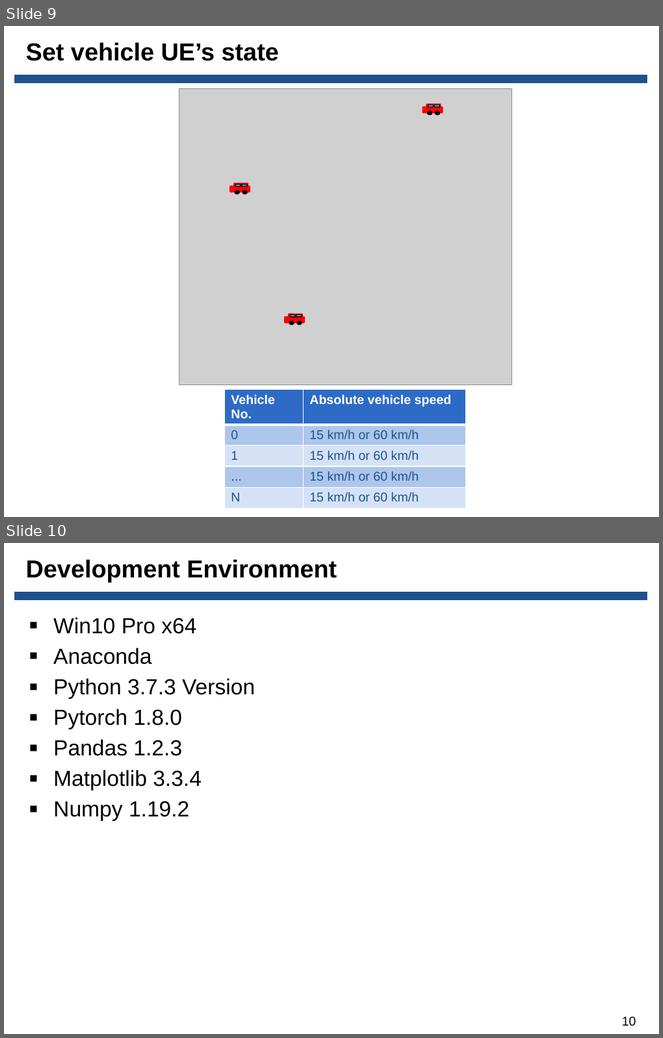
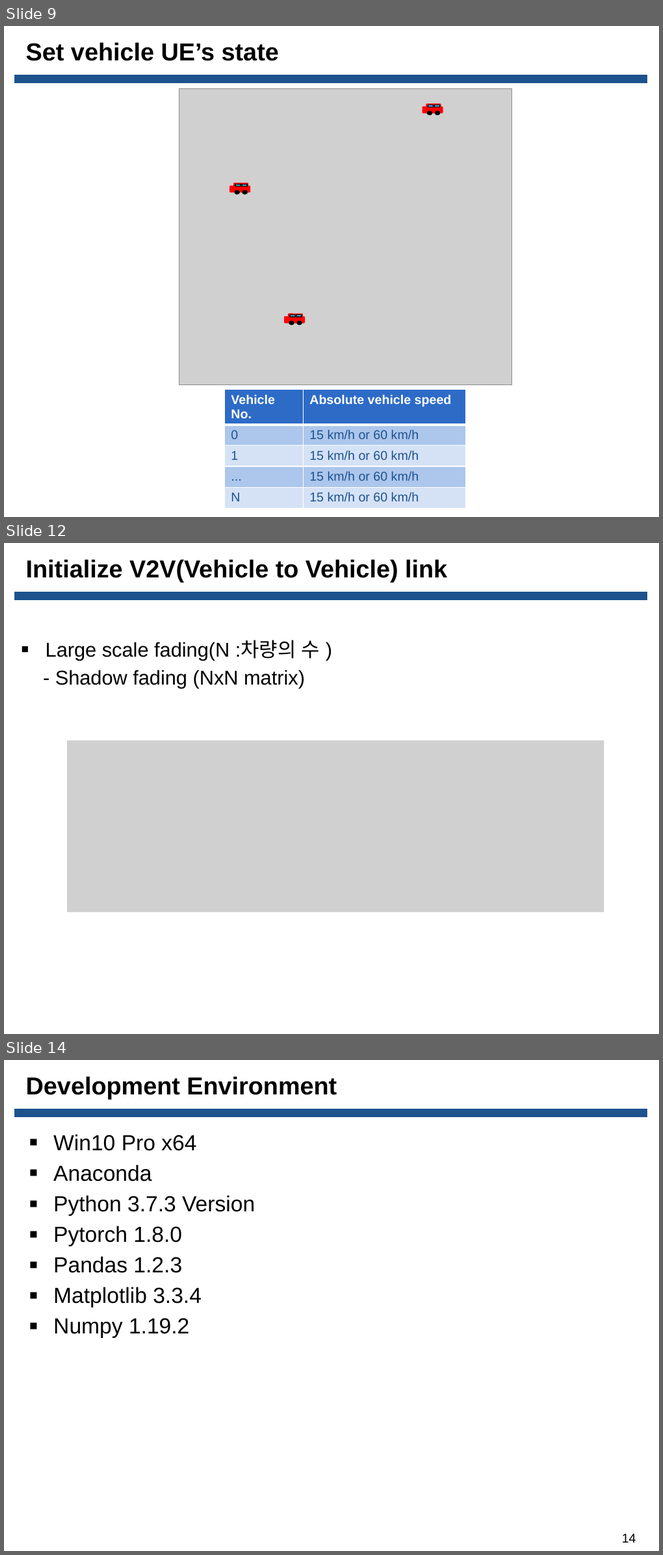
Before and after one commit to Donghee123/MS, a slide deck: V2V DQN Study/C-V2X 3GPP Release 14 채널 시뮬레이션 ppt/20210915_C-V2X 3GPP Release 14 채널 시뮬레이션_한동희_발표자료.pptx. Shown one above the other, each under a label of ours: slides 9 and 10 before the commit, slides 9, 12 and 14 after it; the slides between them are not shown. The pictures are 663x1038 and 663x1555 pixels, drawn with LibreOffice and Linux fonts; fonts in the diff are those of the drawing; grey boxes stand for pictures; background and template pictures are left out. Boxes give left, top, right and bottom in pixels: in the first picture for what was removed or moved away, otherwise in the second. Text is boxed around its words. In the diff, an @@ line names an element or a change of style, - is before the commit and + after.

```diff
--- a/V2V DQN Study/C-V2X 3GPP Release 14 채널 시뮬레이션 ppt/20210915_C-V2X 3GPP Release 14 채널 시뮬레이션_한동희_발표자료.pptx
+++ b/V2V DQN Study/C-V2X 3GPP Release 14 채널 시뮬레이션 ppt/20210915_C-V2X 3GPP Release 14 채널 시뮬레이션_한동희_발표자료.pptx
@@ slide 12 added at [4,543,659,1034], background picture (left out); not listed: 1 template element that a slide beside it also shows @@
@@ title added at [26,559,447,583], 27 pt, text #000000, bold @@
+Initialize V2V(Vehicle to Vehicle) link
@@ text added at [46,641,320,688], 22 pt, text #000000 @@
+▪ Large scale fading(N :차량의 수 )
+- Shadow fading (NxN matrix)
@@ picture added at [67,740,604,912] @@
@@ what was slide 10 is now slide 14 @@
@@ page number at [622,1534,636,1543]: text changed @@
-10
+14
```
Also in this commit, not shown: 2 slides changed, 3 other slides added, 1 other file.
